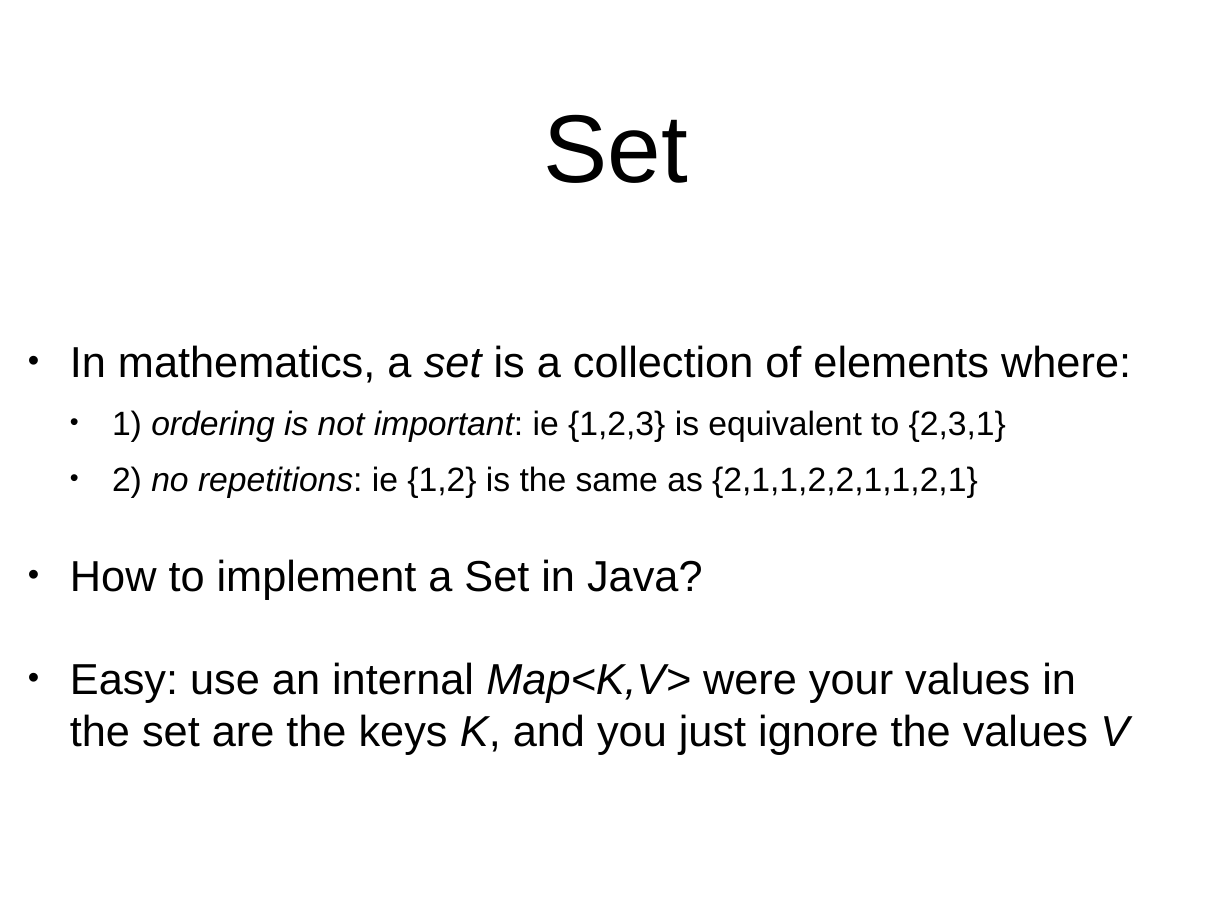
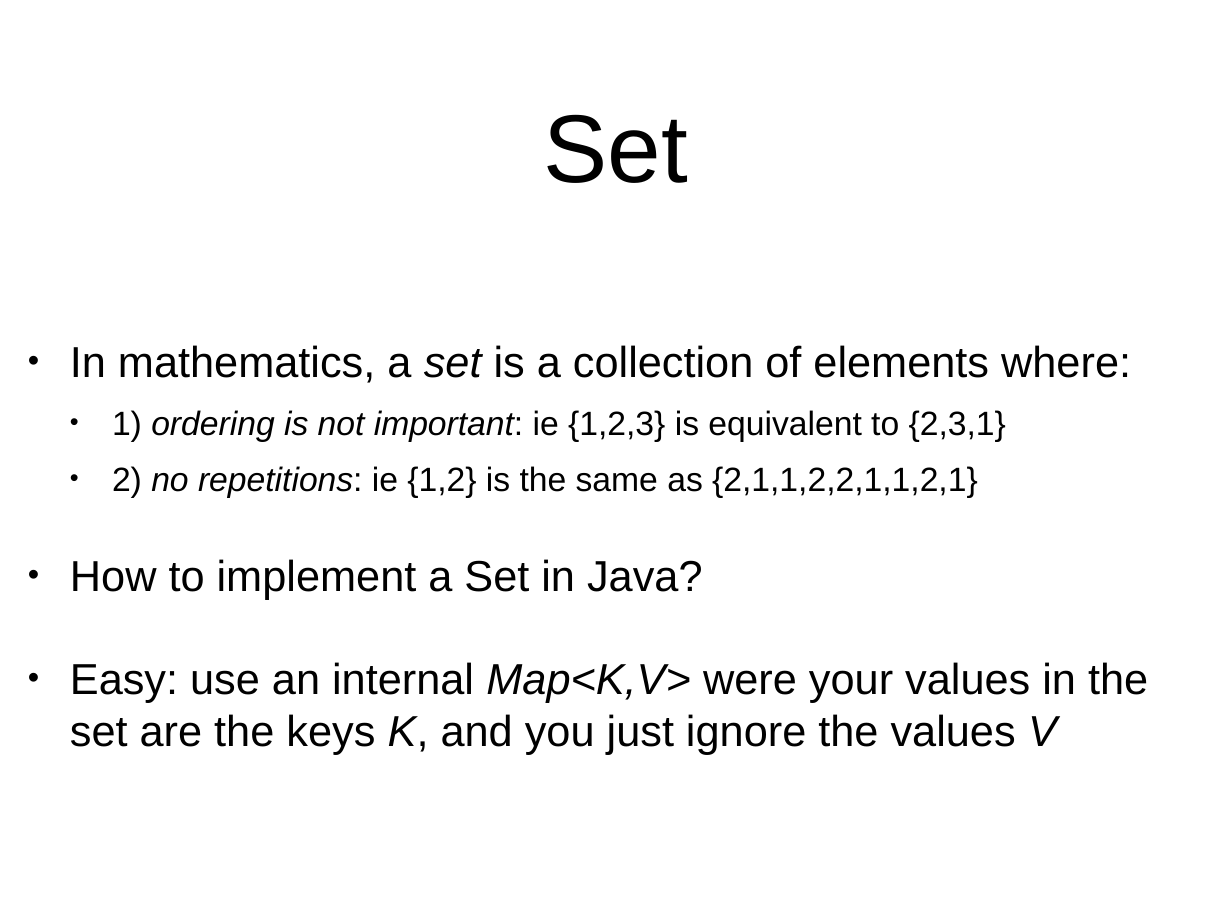
Before and after one commit to arcuri82/algorithms, a slide deck: slide 27 of docs/slides/06/06_hash_maps.pptx (slide 13 before the commit). Drawn at 1232x924 pixels with LibreOffice and Linux fonts; fonts in the diff are those of the drawing. Boxes give left, top, right and bottom in pixels: in the first picture for what was removed or moved away, otherwise in the second. Text is boxed around its words. In the diff, an @@ line names an element or a change of style, - is before the commit and + after.

```diff
--- a/docs/slides/06/06_hash_maps.pptx
+++ b/docs/slides/06/06_hash_maps.pptx
@@ text "In mathematics, a set is ..." rewrapped from (x1=70, y1=345, x2=1131, y2=754) to (x1=70, y1=345, x2=1148, y2=754) @@
```
Also in this commit, not shown: 4 other slides changed, 19 slides added, 9 other files.
